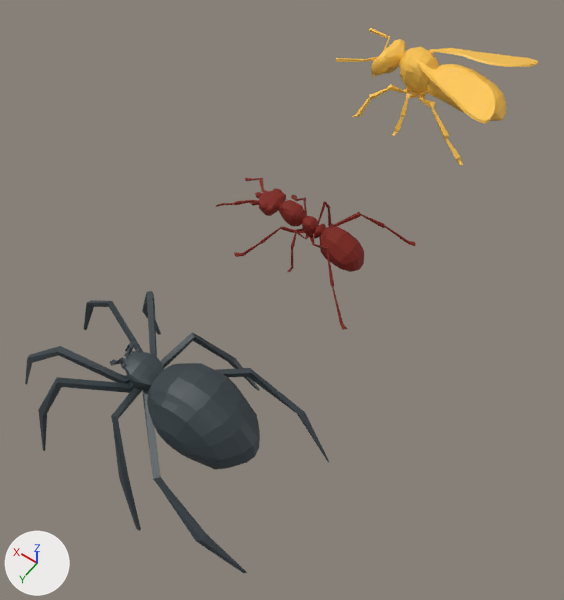
Before and after pictures for a commit that changed the Blender file Blender/Project Nim Blender.blend.
Rendered twice from a camera (50 mm lens) standing at (-2.88, 2.1, 6.07) and looking at (-0.15, -1.71, 0.08). The lights are fixed; the arrows at lower left show +X, +Y and +Z.

Objects in the first picture: 'Ant', 'Body', 'Plane.001'.
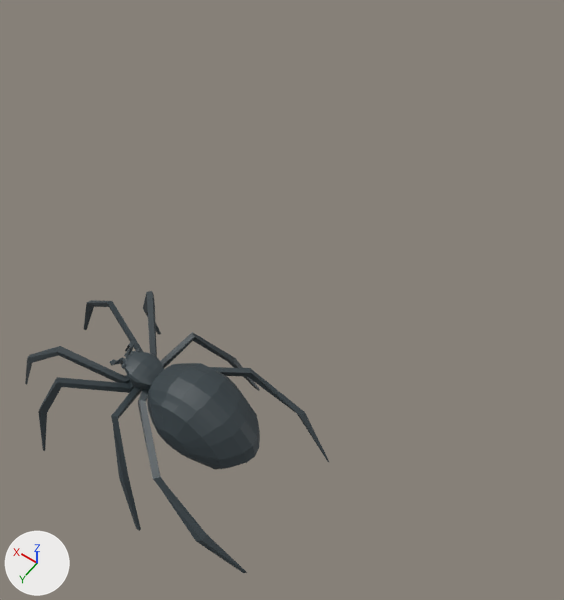
Pixel boxes [x1, y1, x2, y2] of what changed, in the pictures (564 x 600 px; the box of a moved part takes in the faces that stretch with it):
'Plane.001', deleted (orange): before [336, 28, 538, 166]
'Ant', deleted (red): before [216, 178, 416, 330]
part 1 of me_plane, moved or reshaped: before [143, 368, 252, 479]; after [138, 367, 252, 479]

What the commit changed:
me_plane has 440 vertices, 490 faces and spans x -1.45..1.22, y -0.81..0.0, z -0.12..1.04.
me_plane is used by ob_body; location (0.0, 0.0, 0.12).
Before the commit, vertices of me_plane: 250 (-0.16, -0.08, 0.67), 251 (-0.15, -0.09, 0.6), 252 (-0.11, -0.1, 0.66), 253 (-0.1, -0.11, 0.6).
Part 1, on me_plane:
Vertices 250 to 253 of me_plane move by (-0.03, -0.09, 0.0).
Object 'Ant' (ob_ant) is deleted.
Object 'Plane.001' (ob_plane_001) is deleted.
